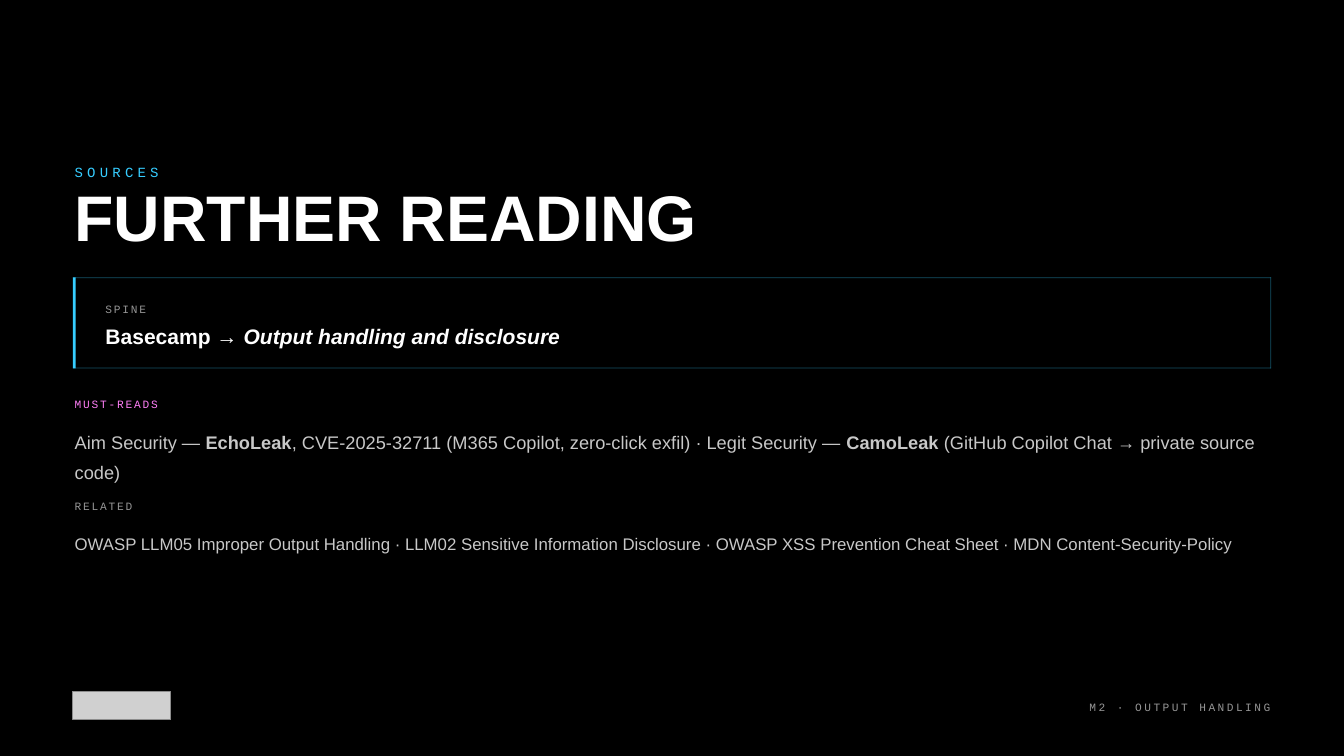
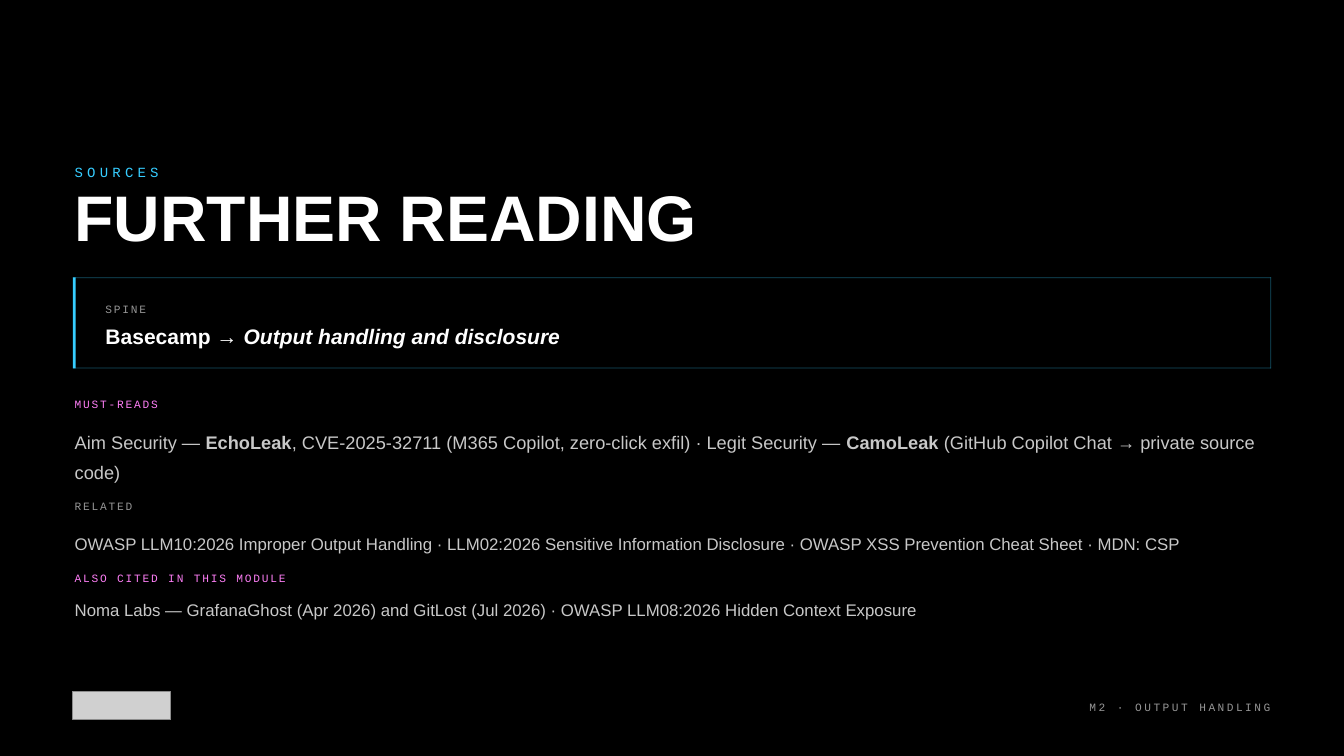
Before and after one commit to kkmookhey/training, a slide deck: slide 26 of blackhat-2026-adversarial-ai/M2-output-handling/slides/M2 Output Encoding.pptx (slide 25 before the commit). Drawn at 1344x756 pixels with LibreOffice and Linux fonts; fonts in the diff are those of the drawing; grey boxes stand for pictures. Boxes give left, top, right and bottom in pixels: in the first picture for what was removed or moved away, otherwise in the second. Text is boxed around its words. In the diff, an @@ line names an element or a change of style, - is before the commit and + after.

```diff
--- a/blackhat-2026-adversarial-ai/M2-output-handling/slides/M2 Output Encoding.pptx
+++ b/blackhat-2026-adversarial-ai/M2-output-handling/slides/M2 Output Encoding.pptx
@@ text at (75, 538, 1180, 554): text changed @@
-OWASP LLM05 Improper Output Handling · LLM02 Sensitive Information Disclosure · OWASP XSS Prevention Cheat Sheet · MDN Content-Security-Policy
+OWASP LLM10:2026 Improper Output Handling · LLM02:2026 Sensitive Information Disclosure · OWASP XSS Prevention Cheat Sheet · MDN: CSP
@@ text added at (75, 574, 285, 582), 12 pt, text #FD7EF5 @@
+ALSO CITED IN THIS MODULE
@@ text added at (75, 604, 917, 620), 18 pt, text #C8C8C8 @@
+Noma Labs — GrafanaGhost (Apr 2026) and GitLost (Jul 2026) · OWASP LLM08:2026 Hidden Context Exposure
```
Also in this commit, not shown: 6 other slides changed, 1 slide added, 33 other files.
